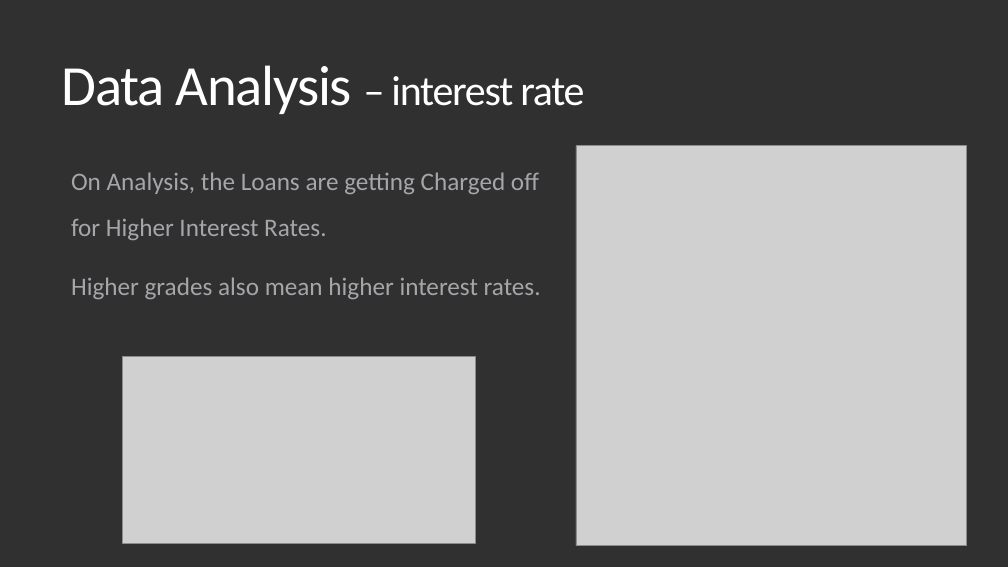
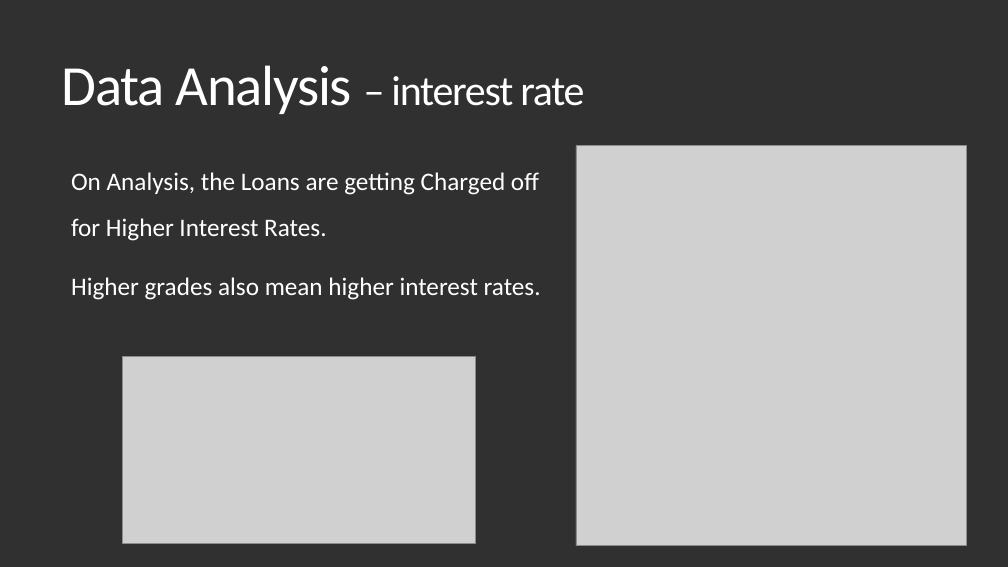
Before and after one commit to Vasista-Eranki/LendingClubCaseStudy, a slide deck: slide 22 of Lending Club Case Study.pptx. Drawn at 1008x567 pixels with LibreOffice and Linux fonts; fonts in the diff are those of the drawing; grey boxes stand for pictures; background and template pictures are left out. Boxes give left, top, right and bottom in pixels: in the first picture for what was removed or moved away, otherwise in the second. Text is boxed around its words. In the diff, an @@ line names an element or a change of style, - is before the commit and + after.

```diff
--- a/Lending Club Case Study.pptx
+++ b/Lending Club Case Study.pptx
@@ text "On Analysis, the Loans are ..." at (71,172,541,300): text colour #A5A5AA to #FFFFFF @@
```
Also in this commit, not shown: 3 other slides changed, 1 other file.
